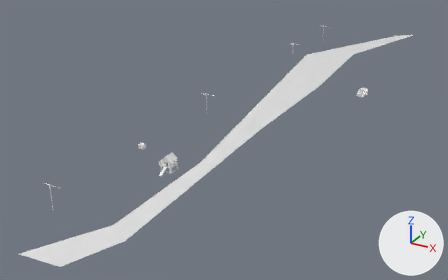
Two versions of the OBJ model public/res/models/levelone.obj, one commit apart.
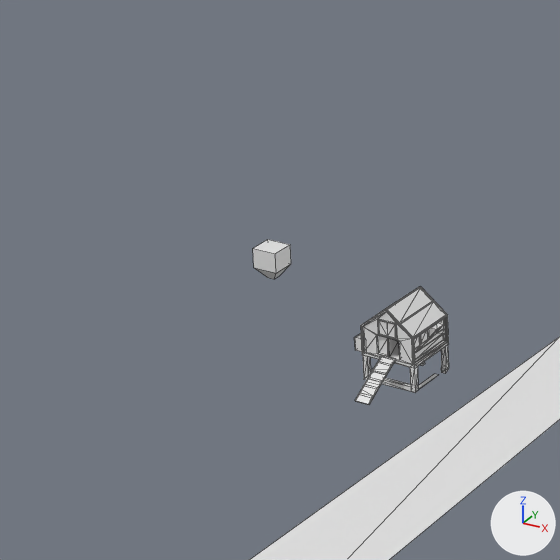
The first picture shows the older version from a 50 mm camera at (23.3, -33.8, 20.4) aimed at (-3.0, 13.9, -3.5). The close-ups show both versions on the part from 19% to 45% of the width and 34% to 74% of the height of that picture; other places that the commit changed are outside them. The lights are fixed; the arrows at lower right show +X, +Y and +Z. The close-ups show mesh edges as thin lines. Where no turn or scale is listed for an object, it has been applied to the vertices.

Objects in the first close-up: 'coop.001_Cube.031', 'path_Plane.002', 'sign_stub_Cube.020'.
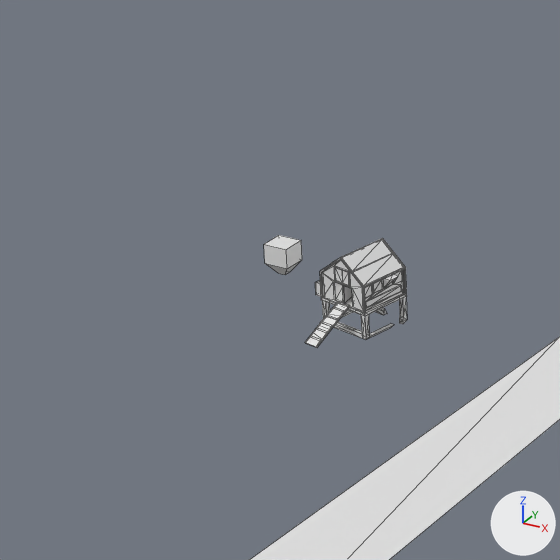
The change, as JSON lines over the scene's bpy script:
```json
{"block": "me_sign_stub_cube_020", "where": "me_sign_stub_cube_020.from_pydata(...)  # 12 vertices, 10 faces; spans x -4.302..-3.866, y 2.244..2.655, z -0.199..0.333"}
{"block": "me_sign_stub_cube_020", "where": "# used by ob_sign_stub_cube_020; location = (0.0, 0.0, 0.0)"}
{"block": "me_sign_stub_cube_020", "change": "me_sign_stub_cube_020 part 1: the whole mesh is moved by (0.224, 0.0, 0.123)"}
{"op": "add", "block": "me_smallcoop_cube_031", "code": ["me_smallcoop_cube_031 = bpy.data.meshes.new('smallcoop_Cube.031')", "me_smallcoop_cube_031.from_pydata(...)  # 267 vertices, 476 faces; spans x -2.29..-1.05, y 0.27..1.99, z -0.06..1.23", "me_smallcoop_cube_031.materials.append(mat_none)  # white #e7e7e7"]}
{"op": "remove", "block": "ob_coop_001_cube_031", "code": ["ob_coop_001_cube_031 = bpy.data.objects.new('coop.001_Cube.031', me_coop_001_cube_031)", "ob_coop_001_cube_031.location = (0.0, 0.0, 0.0)"]}
{"op": "add", "block": "ob_smallcoop_cube_031", "code": ["ob_smallcoop_cube_031 = bpy.data.objects.new('smallcoop_Cube.031', me_smallcoop_cube_031)", "ob_smallcoop_cube_031.location = (0.0, 0.0, 0.0)"]}
```

What differs and where, as boxes (x1, y1, x2, y2) in the close-ups (560 x 560 px):
```json
{"object": "coop.001_Cube.031", "change": "deleted", "before": [354, 286, 449, 405]}
{"object": "smallcoop_Cube.031", "change": "added", "after": [305, 238, 407, 348]}
{"object": "sign_stub_Cube.020", "change": "mesh moved", "before": [253, 239, 291, 279], "after": [264, 235, 302, 275]}
```
